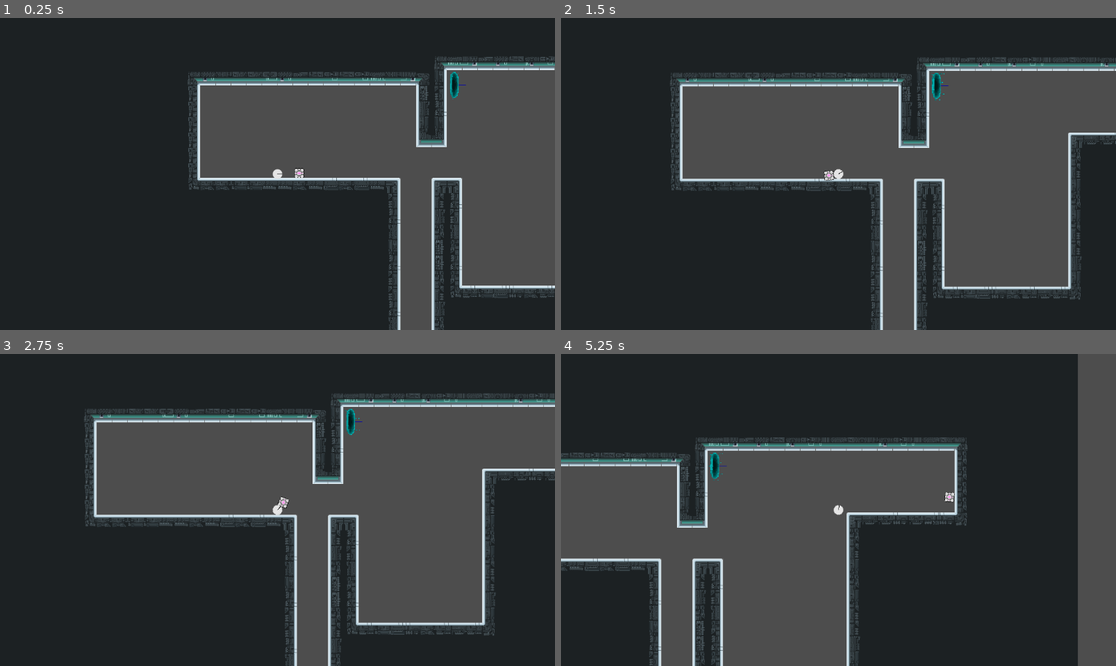
Above: before the commit, frames 1-4 (two rows, left to right).
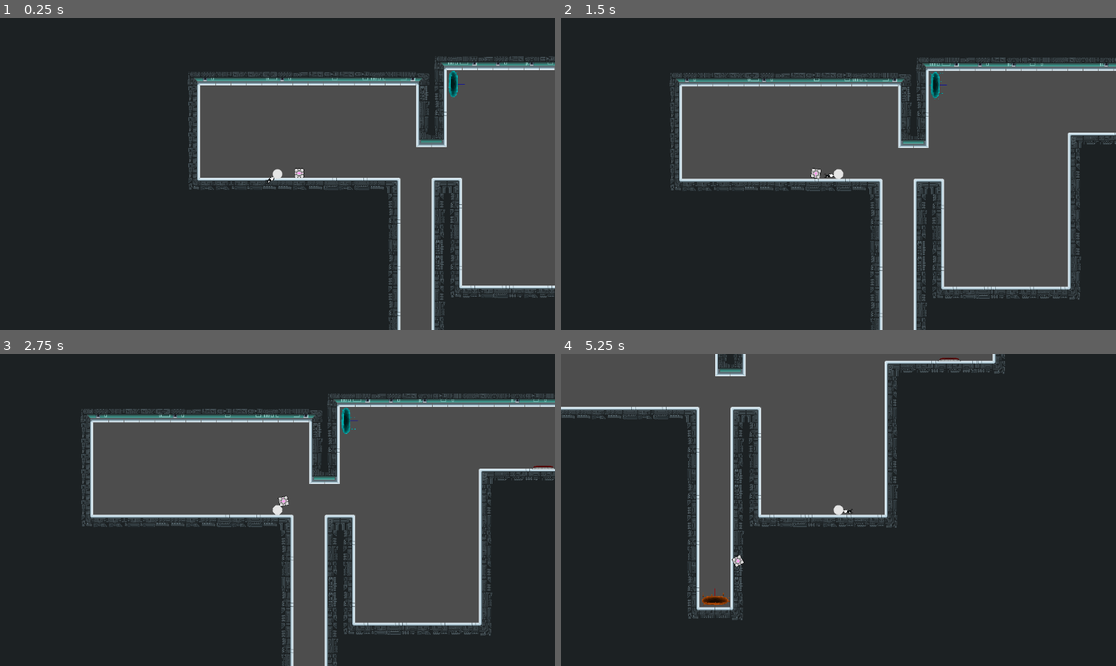
Above: after the commit, the same moments.

Repository: dplattesc/Portal2D-dplatt
Game: Godot game, scene res://level0.tscn
Same seed, same stepped clock (60 frames per second), same inputs: the game is played once before the commit and once after it.
Inputs (mouse positions are in pixels of both pictures, inside the frame that each line leads up to):
- Up to frame 1 (0.25 s): no input
- Up to frame 2 (1.5 s): move the mouse to (960, 158) at 0.52 s; hold D (move_right) 0.53-1.28 s; hold E (pick_up) 0.53-1.28 s; tap W (jump) at 0.77 s; move the mouse to (727, 189) at 1.27 s; hold Left (move_left) from 1.28 s (still down); tap E (pick_up) at 1.35 s
- Up to frame 3 (2.75 s): tap W (jump) at 1.52 s; move the mouse to (333, 441) at 2.02 s; release Left (move_left) at 2.03 s; hold D (move_right) from 2.03 s (still down); hold E (pick_up) from 2.03 s (still down)
- Up to frame 4 (5.25 s): move the mouse to (810, 572) at 2.77 s; release E (pick_up) at 2.78 s; tap E (pick_up) at 2.85, 4.35 s; tap W (jump) at 3.02, 3.77, 4.52 s; move the mouse to (1005, 556) at 3.52 s; release D (move_right) at 3.53 s; hold E (pick_up) 3.53-4.28 s; hold Left (move_left) from 3.53 s (still down); move the mouse to (672, 463) at 4.27 s; move the mouse to (866, 510) at 5.02 s; hold E (pick_up) from 5.03 s (still down)

The runs differ from the first frame. In frame 1, 0.1% of the frame differs, in the area x 47-84%, y 16-54%; in frame 2, 2.7%; in frame 3, 5.6%; in frame 4, 50%, in the area x 0-100%, y 0-100%.

Commit message:
version 5: added static portal gun + button
added portal gun and button to level, character now holds objects farther away to keep both in view.

Diff:
--- /dev/null
+++ b/Portal 2D/button.gd
@@ -0,0 +1,16 @@
+extends RigidBody2D
+
+
+# Called when the node enters the scene tree for the first time.
+func _ready():
+	contact_monitor = true
+	max_contacts_reported = 10
+	pass # Replace with function body.
+
+
+func _process(delta):
+	print(get_colliding_bodies())
+	if "RigidBody2D" in str(get_colliding_bodies()):
+		$AnimatedSprite2D.play("pressed")
+	else:
+		$AnimatedSprite2D.play("idle")
--- /dev/null
+++ b/Portal 2D/button.tscn
@@ -0,0 +1,53 @@
+[gd_scene load_steps=7 format=3 uid="uid://sf7vqhorhl5d"]
+
+[ext_resource type="Texture2D" uid="uid://b7tx5yyitror8" path="res://textures/button.png" id="1_mj0b6"]
+[ext_resource type="Script" path="res://button.gd" id="1_qjoyj"]
+
+[sub_resource type="RectangleShape2D" id="RectangleShape2D_sdokr"]
+size = Vector2(46, 6)
+
+[sub_resource type="AtlasTexture" id="AtlasTexture_pc322"]
+atlas = ExtResource("1_mj0b6")
+region = Rect2(0, 0, 30, 30)
+
+[sub_resource type="AtlasTexture" id="AtlasTexture_fah1m"]
+atlas = ExtResource("1_mj0b6")
+region = Rect2(30, 0, 30, 30)
+
+[sub_resource type="SpriteFrames" id="SpriteFrames_wj8fb"]
+animations = [{
+"frames": [{
+"duration": 1.0,
+"texture": SubResource("AtlasTexture_pc322")
+}],
+"loop": true,
+"name": &"idle",
+"speed": 5.0
+}, {
+"frames": [{
+"duration": 1.0,
+"texture": SubResource("AtlasTexture_fah1m")
+}],
+"loop": true,
+"name": &"pressed",
+"speed": 5.0
+}]
+
+[node name="button" type="RigidBody2D"]
+position = Vector2(61, 128)
+mass = 100000.0
+contact_monitor = true
+can_sleep = false
+script = ExtResource("1_qjoyj")
+
+[node name="CollisionShape2D" type="CollisionShape2D" parent="."]
+z_index = -2
+position = Vector2(-62, -132)
+shape = SubResource("RectangleShape2D_sdokr")
+
+[node name="AnimatedSprite2D" type="AnimatedSprite2D" parent="."]
+texture_filter = 1
+position = Vector2(-62, -143)
+scale = Vector2(1.7, 1)
+sprite_frames = SubResource("SpriteFrames_wj8fb")
+animation = &"idle"
--- a/Portal 2D/character.gd
+++ b/Portal 2D/character.gd
@@ -21,7 +21,7 @@
 		apply_impulse(Vector2(0, jumpForce))
 
 	if isPickedUp:
-		objectPickedUp.position = position + direction * 20
+		objectPickedUp.position = position + direction * 45
 
 	if pickTimer <= 0:
 		for body in get_colliding_bodies():
--- a/Portal 2D/level0.tscn
+++ b/Portal 2D/level0.tscn
@@ -1,9 +1,11 @@
-[gd_scene load_steps=7 format=3 uid="uid://civay6ei13hqa"]
+[gd_scene load_steps=9 format=3 uid="uid://civay6ei13hqa"]
 
 [ext_resource type="Texture2D" uid="uid://f301y0jkflo0" path="res://textures/lab tileset finished transparent.png" id="2_d2cjp"]
 [ext_resource type="PackedScene" uid="uid://bast1x61rd14a" path="res://portal.tscn" id="3_0ddpa"]
 [ext_resource type="PackedScene" uid="uid://ds2f1jgpt3n0j" path="res://object.tscn" id="4_gs410"]
 [ext_resource type="PackedScene" uid="uid://60jyebthstv5" path="res://character.tscn" id="4_sjjbm"]
+[ext_resource type="PackedScene" uid="uid://bdcbprokwcsre" path="res://portalgun.tscn" id="5_a0w7r"]
+[ext_resource type="PackedScene" uid="uid://sf7vqhorhl5d" path="res://button.tscn" id="6_dc8oc"]
 
 [sub_resource type="TileSetAtlasSource" id="TileSetAtlasSource_y5cwv"]
 texture = ExtResource("2_d2cjp")
@@ -1083,6 +1085,7 @@
 position = Vector2(-8, 6)
 
 [node name="TileMapDefault" type="TileMap" parent="."]
+texture_filter = 1
 position = Vector2(288, 256)
 tile_set = SubResource("TileSet_cvbj1")
 cell_quadrant_size = 32
@@ -1092,7 +1095,7 @@
 
 [node name="portal" parent="." instance=ExtResource("3_0ddpa")]
 modulate = Color(0, 1, 1, 1)
-position = Vector2(751, 31)
+position = Vector2(749, 29)
 
 [node name="object" parent="." instance=ExtResource("4_gs410")]
 position = Vector2(429, 201)
@@ -1102,7 +1105,7 @@
 
 [node name="portal2" parent="." instance=ExtResource("3_0ddpa")]
 modulate = Color(1, 0.415686, 0.0352941, 1)
-position = Vector2(672, 621)
+position = Vector2(672, 626)
 rotation = -1.57054
 
 [node name="character" parent="." instance=ExtResource("4_sjjbm")]
@@ -1113,3 +1116,9 @@
 contact_monitor = false
 
 [node name="Camera2D" type="Camera2D" parent="character"]
+
+[node name="portalgun" parent="." instance=ExtResource("5_a0w7r")]
+position = Vector2(407, 195)
+
+[node name="button" parent="." instance=ExtResource("6_dc8oc")]
+position = Vector2(1220, 256)
--- a/Portal 2D/object.tscn
+++ b/Portal 2D/object.tscn
@@ -24,6 +24,7 @@
 debug_color = Color(0.890196, 0, 0.796078, 0.419608)
 
 [node name="Sprite2D" type="Sprite2D" parent="."]
+z_index = 1
 texture_filter = 1
 position = Vector2(-5.96046e-07, -5.96046e-07)
 scale = Vector2(0.869565, 0.869565)
--- a/Portal 2D/portal.tscn
+++ b/Portal 2D/portal.tscn
@@ -158,4 +158,4 @@
 scale = Vector2(1.5, 1.5)
 sprite_frames = SubResource("SpriteFrames_ty0ov")
 autoplay = "default"
-frame_progress = 0.562664
+frame_progress = 0.710854
--- /dev/null
+++ b/Portal 2D/portalgun.gd
@@ -0,0 +1,21 @@
+extends Node2D
+
+# Called when the node enters the scene tree for the first time.
+func _ready():
+	var character = get_parent().get_node("character")
+	pass # Replace with function body.
+
+
+# Called every frame. 'delta' is the elapsed time since the previous frame.
+func _process(delta):
+	var target_position = get_global_mouse_position()
+	var direction = (target_position - get_parent().get_node("character").position).normalized()
+	var angle = direction.angle()
+	rotation = angle
+	position = get_parent().get_node("character").position + direction * 20
+
+	if rad_to_deg(angle) < 90 and rad_to_deg(angle) > -90:
+		scale.y = 1
+	else:
+		scale.y = -1
+	pass
--- /dev/null
+++ b/Portal 2D/portalgun.tscn
@@ -0,0 +1,11 @@
+[gd_scene load_steps=3 format=3 uid="uid://bdcbprokwcsre"]
+
+[ext_resource type="Texture2D" uid="uid://bffdf4s0uhwq8" path="res://textures/portalgun.png" id="1_77fjs"]
+[ext_resource type="Script" path="res://portalgun.gd" id="1_msdtv"]
+
+[node name="portalgun" type="Node2D"]
+script = ExtResource("1_msdtv")
+
+[node name="Sprite2D" type="Sprite2D" parent="."]
+texture_filter = 1
+texture = ExtResource("1_77fjs")
Binary file added: Portal 2D/textures/button.png
Not shown, added: Portal 2D/textures/button.png.import
Binary file added: Portal 2D/textures/portalgun.png
Not shown, added: Portal 2D/textures/portalgun.png.import
